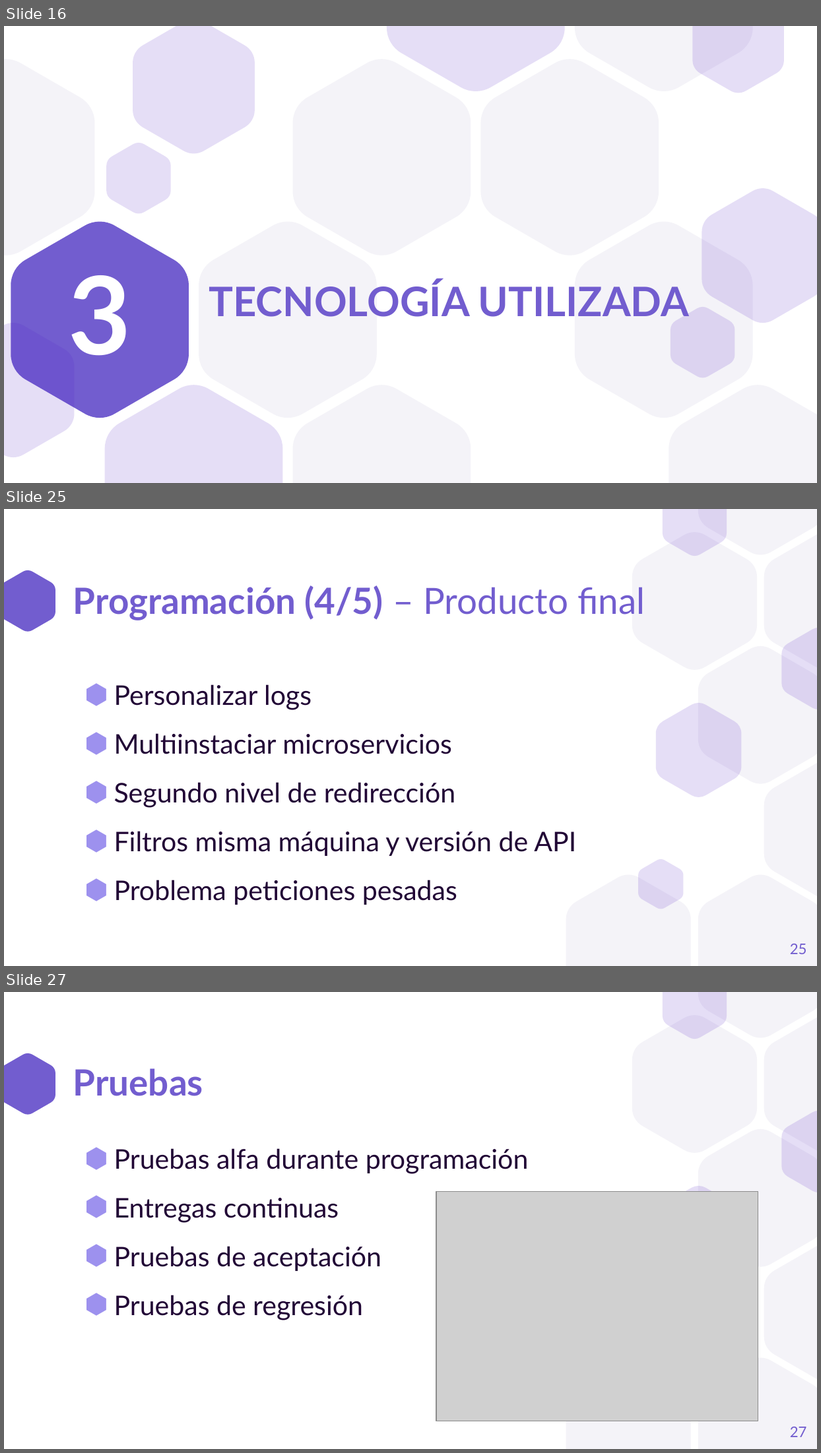
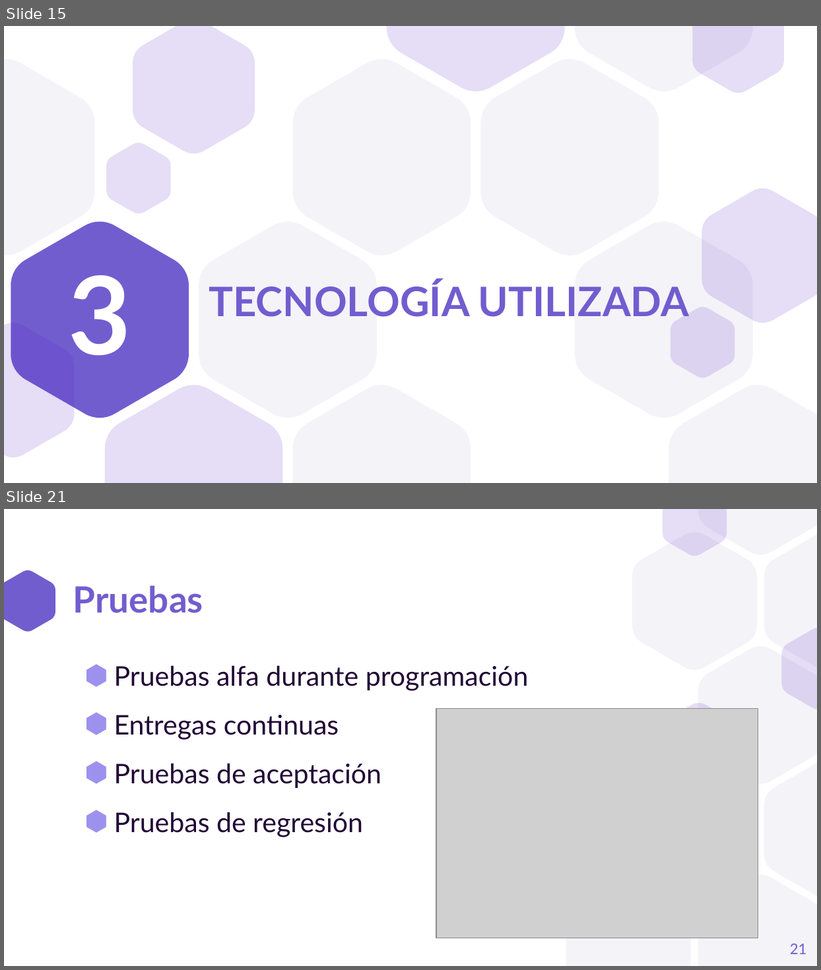
Before and after one commit to a1ex9788/TFG, a slide deck: TFG_AlejandroCarrion.pptx. Shown one above the other, each under a label of ours: slides 16, 25 and 27 before the commit, slides 15 and 21 after it; the slides between them are not shown. The pictures are 821x1453 and 821x970 pixels, drawn with LibreOffice and Linux fonts; fonts in the diff are those of the drawing; grey boxes stand for pictures. Boxes give left, top, right and bottom in pixels: in the first picture for what was removed or moved away, otherwise in the second. Text is boxed around its words. In the diff, an @@ line names an element or a change of style, - is before the commit and + after.

```diff
--- a/TFG_AlejandroCarrion.pptx
+++ b/TFG_AlejandroCarrion.pptx
@@ slide 25 removed at bbox=[4, 509, 817, 966], background #FFFFFF; not listed: 11 template elements that a slide beside it also shows @@
@@ title removed at bbox=[73, 586, 645, 621] @@
-Programación (4/5) – Producto final
@@ text removed at bbox=[114, 685, 576, 905] @@
-⬢ Personalizar logs
-⬢ Multiinstaciar microservicios
-⬢ Segundo nivel de redirección
-⬢ Filtros misma máquina y versión de API
-⬢ Problema peticiones pesadas
@@ freeform shape removed at bbox=[638, 859, 683, 909] @@
@@ page number removed at bbox=[790, 944, 807, 955] @@
-25
@@ what was slide 16 is now slide 15 @@
@@ what was slide 27 is now slide 21 @@
@@ page number at bbox=[790, 944, 807, 955]: text changed @@
-27
+21
```
Also in this commit, not shown: 11 slides changed, 6 other slides removed.
